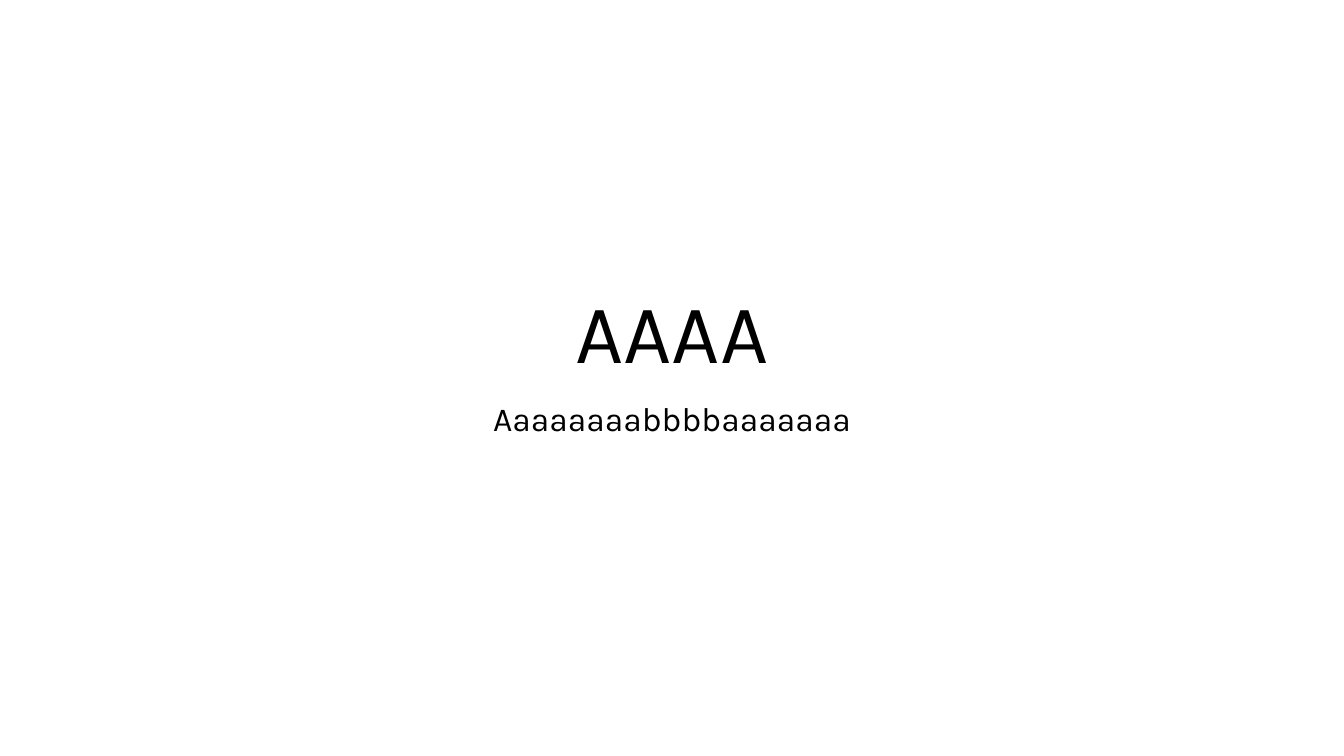
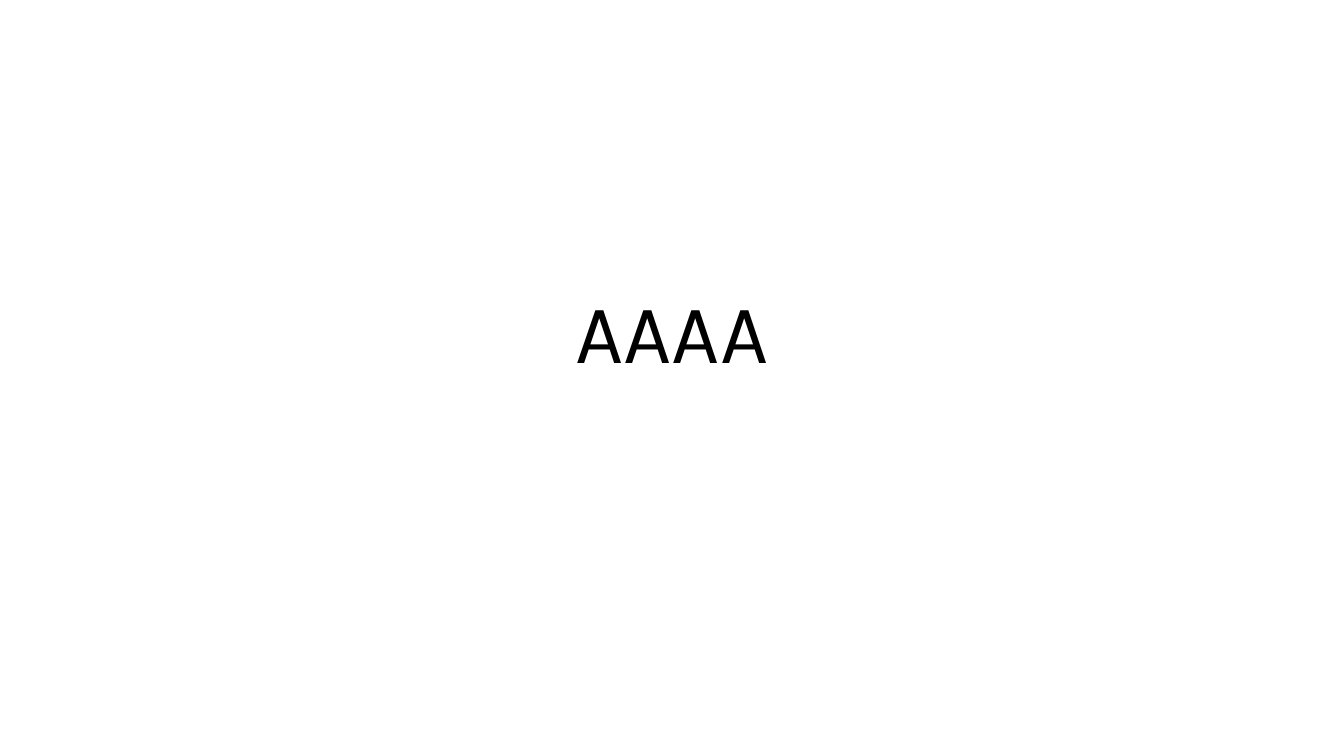
Before and after one commit to MohcineInp/FormationGit26.09, a slide deck: slide 1 of formation_pptx_test.pptx. Drawn at 1344x756 pixels with LibreOffice and Linux fonts; fonts in the diff are those of the drawing. Boxes give left, top, right and bottom in pixels: in the first picture for what was removed or moved away, otherwise in the second. Text is boxed around its words. In the diff, an @@ line names an element or a change of style, - is before the commit and + after.

Commit message:
update of pptx file

```diff
--- a/formation_pptx_test.pptx
+++ b/formation_pptx_test.pptx
@@ subtitle removed at [493,408,851,432] @@
-Aaaaaaaabbbbaaaaaaa
```
